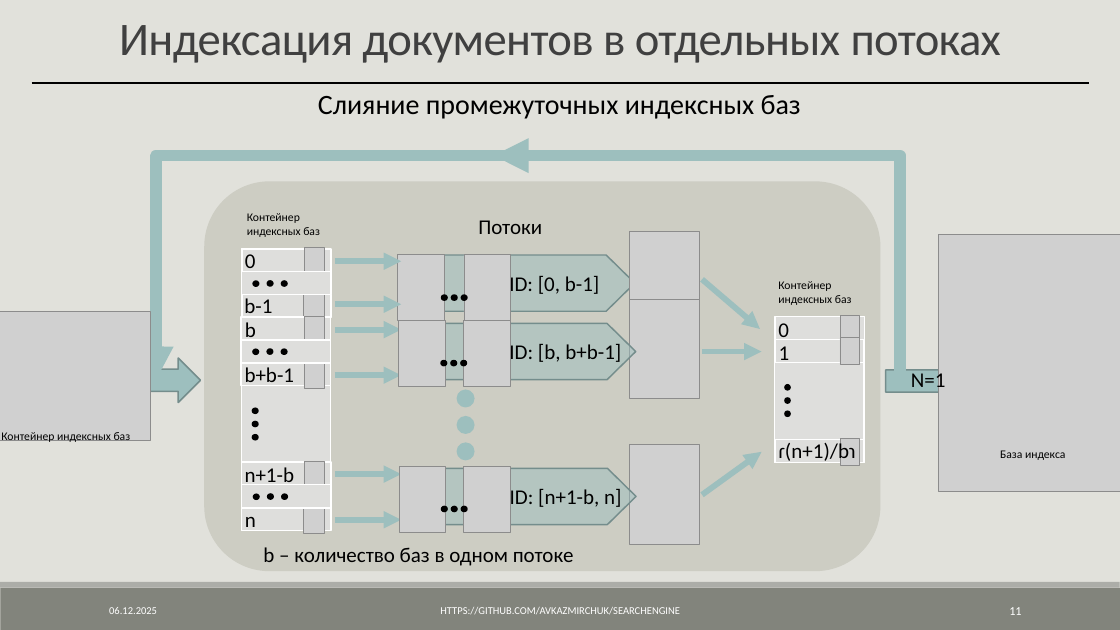
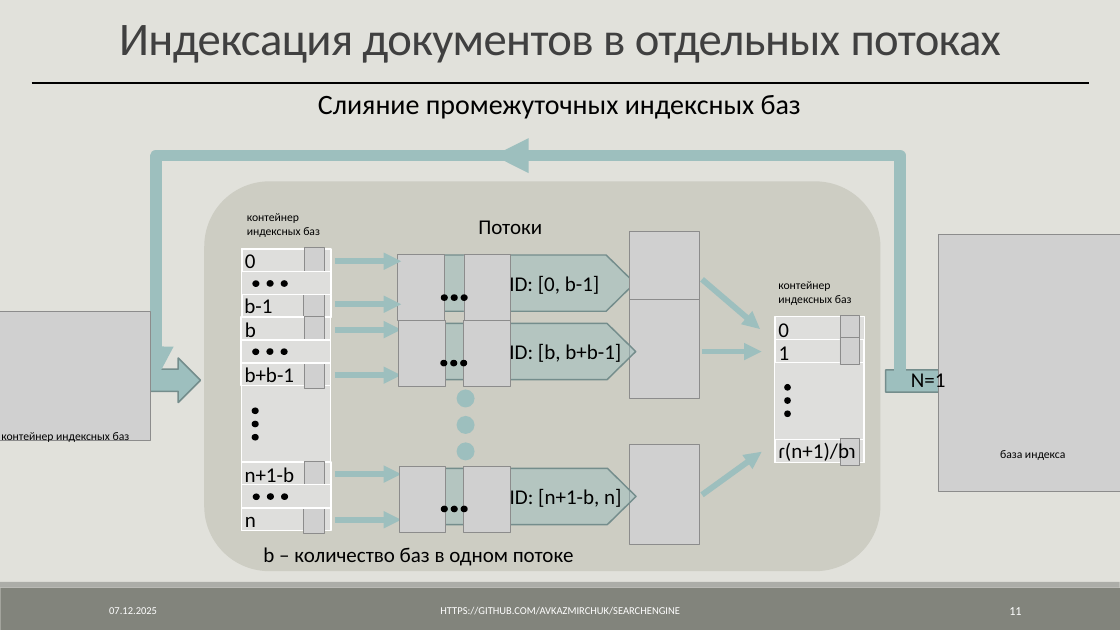
Before and after one commit to AVKazmirchuk/SearchEngine, a slide deck: slide 11 of presentation/защита.pptx. Drawn at 1120x630 pixels with LibreOffice and Linux fonts; fonts in the diff are those of the drawing; grey boxes stand for pictures. Boxes give left, top, right and bottom in pixels: in the first picture for what was removed or moved away, otherwise in the second. Text is boxed around its words. In the diff, an @@ line names an element or a change of style, - is before the commit and + after.

```diff
--- a/presentation/защита.pptx
+++ b/presentation/защита.pptx
@@ text at <box>247,213,320,237</box>: text changed @@
-Контейнер индексных баз
+контейнер индексных баз
@@ text at <box>778,281,852,305</box>: text changed @@
-Контейнер индексных баз
+контейнер индексных баз
@@ text at <box>1,432,130,442</box>: text changed @@
-Контейнер индексных баз
+контейнер индексных баз
@@ text at <box>1000,450,1065,460</box>: text changed @@
-База индекса
+база индекса
@@ text at <box>109,607,157,614</box>: text changed @@
-06.12.2025
+07.12.2025
```
Also in this commit, not shown: 25 other slides changed, 17 other files.
